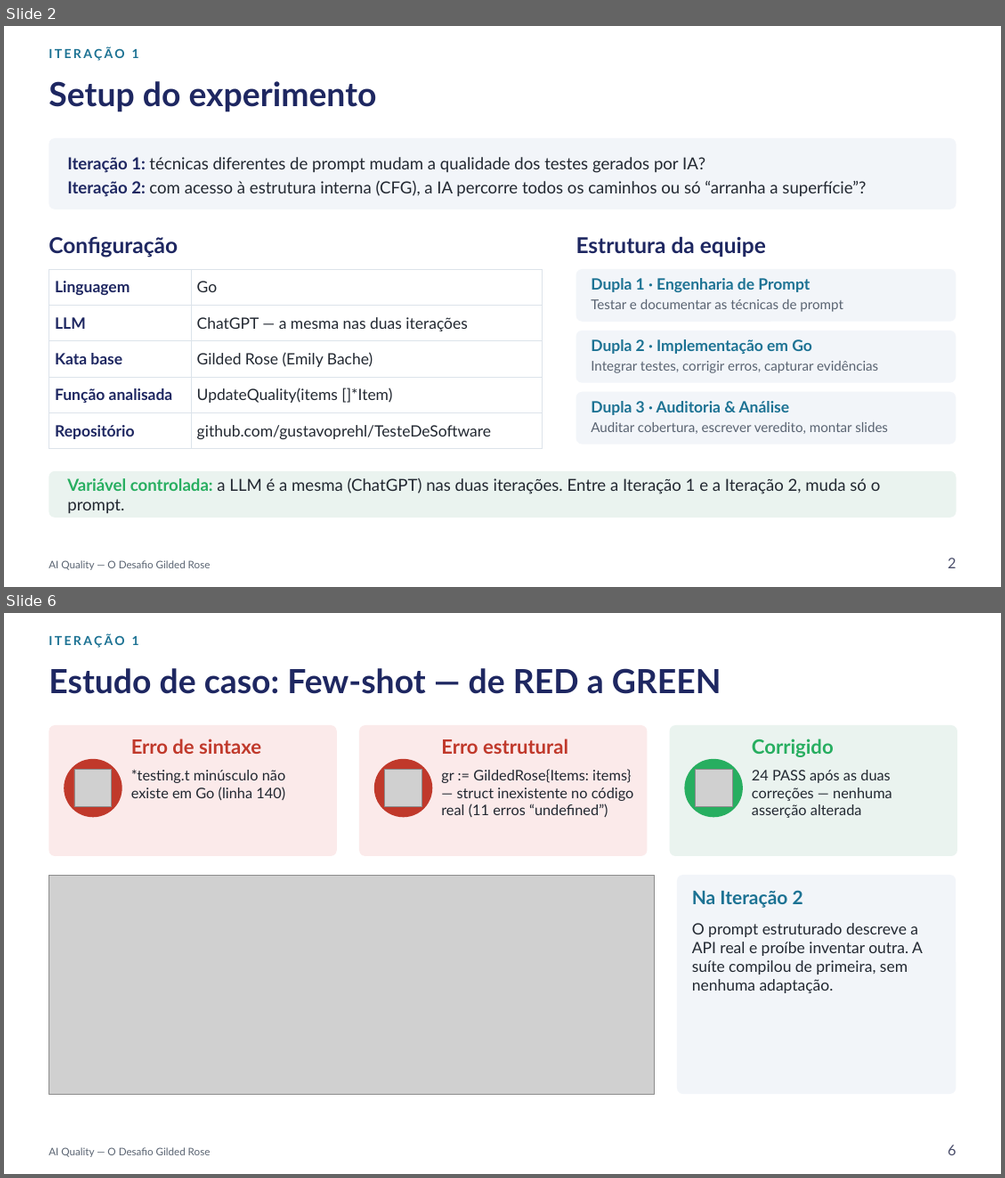
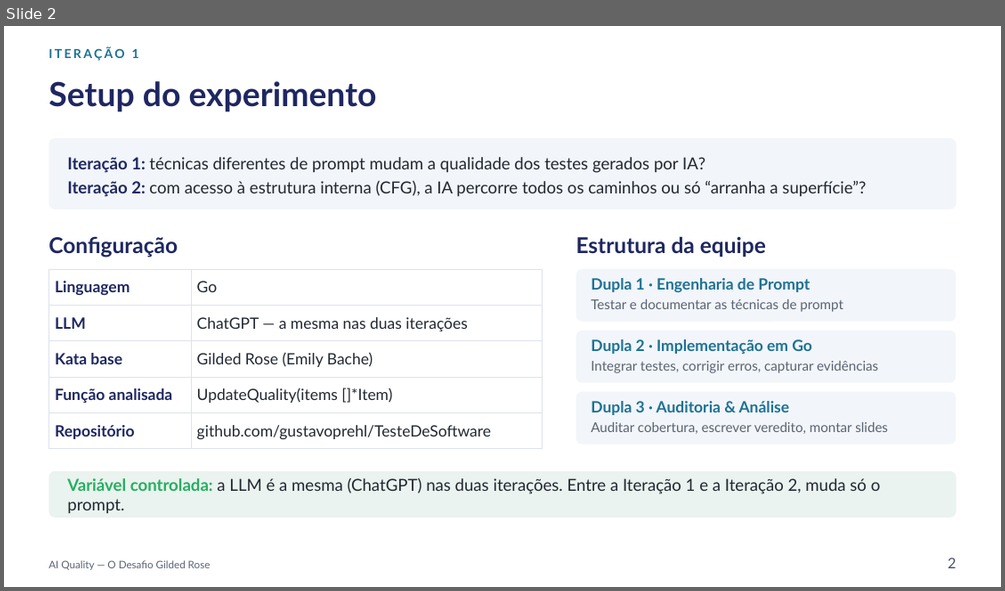
Before and after one commit to gustavoprehl/TesteDeSoftware, a slide deck: docs/iteracao2/AI_Quality_Gilded_Rose_IT2.pptx. Shown one above the other, each under a label of ours: slides 2 and 6 before the commit, slide 2 after it; the slides between them are not shown. The pictures are 1005x1178 and 1005x591 pixels, drawn with LibreOffice and Linux fonts; fonts in the diff are those of the drawing; grey boxes stand for pictures. Boxes give left, top, right and bottom in pixels: in the first picture for what was removed or moved away, otherwise in the second. Text is boxed around its words. In the diff, an @@ line names an element or a change of style, - is before the commit and + after.

```diff
--- a/docs/iteracao2/AI_Quality_Gilded_Rose_IT2.pptx
+++ b/docs/iteracao2/AI_Quality_Gilded_Rose_IT2.pptx
@@ slide 6 removed at (x1=4, y1=613, x2=1001, y2=1174), background #FFFFFF; not listed: 1 template element that a slide beside it also shows @@
@@ text removed at (x1=48, y1=634, x2=139, y2=648) @@
-ITERAÇÃO 1
@@ title removed at (x1=48, y1=668, x2=721, y2=694) @@
-Estudo de caso: Few-shot — de RED a GREEN
@@ rounded rectangle removed at (x1=48, y1=725, x2=337, y2=856) @@
@@ text removed at (x1=131, y1=738, x2=261, y2=754) @@
-Erro de sintaxe
@@ rounded rectangle removed at (x1=359, y1=725, x2=647, y2=856) @@
@@ text removed at (x1=441, y1=738, x2=568, y2=754) @@
-Erro estrutural
@@ rounded rectangle removed at (x1=670, y1=725, x2=957, y2=856) @@
@@ text removed at (x1=752, y1=738, x2=833, y2=757) @@
-Corrigido
@@ ellipse removed at (x1=64, y1=759, x2=122, y2=817) @@
@@ picture removed at (x1=74, y1=770, x2=112, y2=807) @@
@@ text removed at (x1=131, y1=770, x2=286, y2=800) @@
-*testing.t minúsculo não existe em Go (linha 140)
@@ ellipse removed at (x1=374, y1=759, x2=432, y2=817) @@
@@ picture removed at (x1=385, y1=770, x2=422, y2=807) @@
@@ text removed at (x1=441, y1=769, x2=634, y2=817) @@
-gr := GildedRose{Items: items} — struct inexistente no código real (11 erros “undefined”)
@@ ellipse removed at (x1=685, y1=759, x2=743, y2=817) @@
@@ picture removed at (x1=695, y1=770, x2=732, y2=807) @@
@@ text removed at (x1=752, y1=770, x2=892, y2=818) @@
-24 PASS após as duas correções — nenhuma asserção alterada
@@ picture removed at (x1=48, y1=875, x2=655, y2=1094) @@
@@ rounded rectangle removed at (x1=677, y1=875, x2=956, y2=1094) @@
@@ text removed at (x1=692, y1=890, x2=803, y2=908) @@
-Na Iteração 2
@@ text removed at (x1=692, y1=923, x2=922, y2=993) @@
-O prompt estruturado descreve a API real e proíbe inventar outra. A suíte compilou de primeira, sem nenhuma adaptação.
@@ text removed at (x1=947, y1=1144, x2=955, y2=1155) @@
-6
```
Also in this commit, not shown: 13 slides changed, 3 other slides removed, 2 other files.
